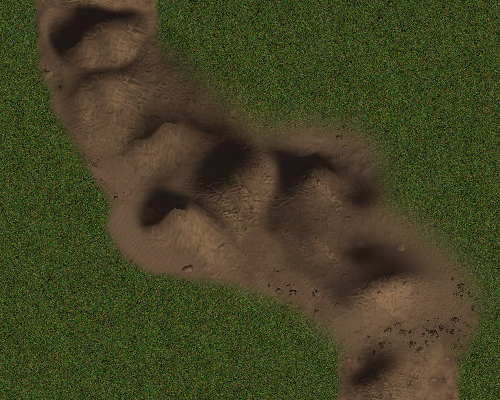
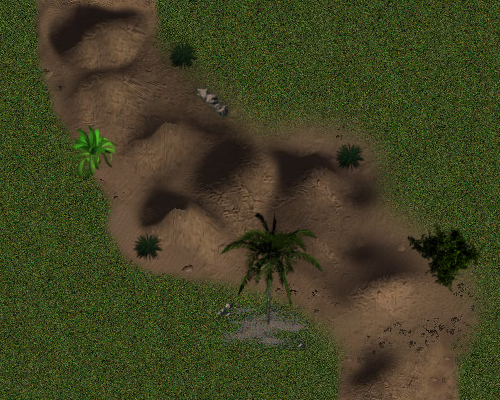
Comparing the layer stacks of the two 500px x 400px images. Changes:
added layer "Clipboard#4" above "Clipboard#5" over [219, 211, 323, 326]
added layer "Clipboard#5" above "Clipboard#3" over [406, 223, 486, 293]
added layer "Clipboard#3" above "Clipboard#2" over [215, 300, 311, 357]
added layer "Clipboard#2" above "Clipboard#7" over [67, 125, 118, 179]
added layer "Clipboard#7" above "Clipboard#6" over [193, 84, 231, 118]
added layer "Clipboard#6" above "Clipboard#1" over [132, 232, 164, 263]
added layer "Clipboard#1" above "Clipboard" over [167, 41, 199, 71]
added layer "Clipboard" above "hill_w.jpg" over [334, 142, 366, 172]
